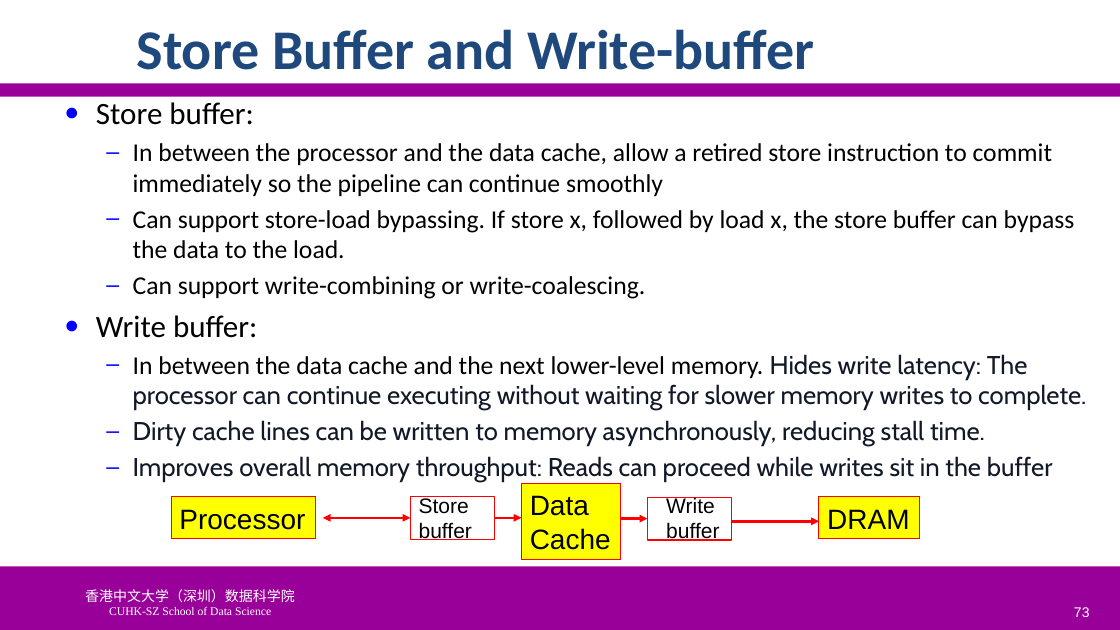
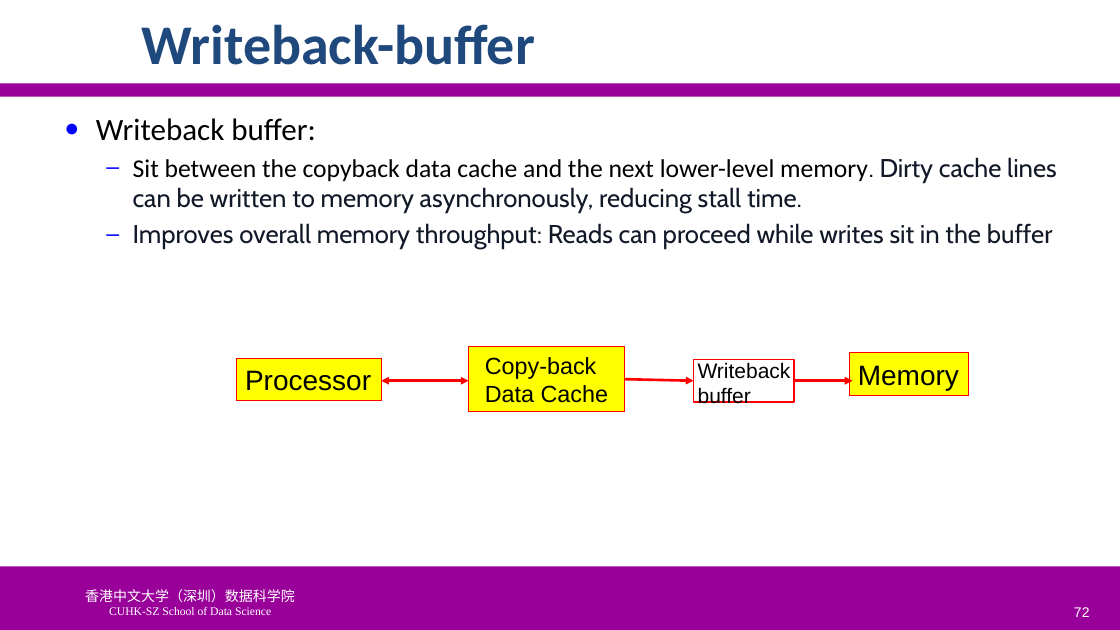
Before and after one commit to SUNCHAOYI923/CMU_CSAPP, a slide deck: slide 72 of slide/CA3060-6-MemHierarchy.pptx (slide 73 before the commit). Drawn at 1120x630 pixels with LibreOffice and Linux fonts; fonts in the diff are those of the drawing; background and template pictures are left out. Boxes give left, top, right and bottom in pixels: in the first picture for what was removed or moved away, otherwise in the second. Text is boxed around its words. In the diff, an @@ line names an element or a change of style, - is before the commit and + after.

```diff
--- a/slide/CA3060-6-MemHierarchy.pptx
+++ b/slide/CA3060-6-MemHierarchy.pptx
@@ title at [142, 24, 535, 65]: text changed @@
-Store Buffer and Write-buffer
+Writeback-buffer
@@ text "Writeback buffer:": place and size @@
-text "Writeback buffer:" at [96, 102, 1086, 482]
+text "Writeback buffer:" at [96, 118, 1057, 249]
@@ text at [96, 118, 1057, 213]: text changed @@
-● Store buffer:
-  – In between the processor and the data cache, allow a retired store instruction to commit immediately so the pipeline can continue smoothly
-  – Can support store-load bypassing. If store x, followed by load x, the store buffer can bypass the data to the load.
-  – Can support write-combining or write-coalescing.
-● Write buffer:
-  – In between the data cache and the next lower-level memory. Hides write latency: The processor can continue executing without waiting for slower memory writes to complete.
-  – Dirty cache lines can be written to memory asynchronously, reducing stall time.
+● Writeback buffer:
+  – Sit between the copyback data cache and the next lower-level memory. Dirty cache lines can be written to memory asynchronously, reducing stall time.
@@ rectangle "Processor": place and size @@
-rectangle "Processor" at [171, 497, 316, 539]
+rectangle "Processor" at [237, 359, 381, 401]
@@ rectangle "Copy-back": place and size @@
-rectangle "Copy-back" at [522, 483, 621, 560]
+rectangle "Copy-back" at [469, 347, 625, 412]
@@ text in rectangle at [485, 357, 609, 403]: text changed; size 24 to 20 pt @@
-Data
-Cache
+Copy-back
+Data Cache
@@ text "Writeback": place and size @@
-text "Writeback" at [666, 497, 719, 541]
+text "Writeback" at [698, 362, 791, 404]
@@ rectangle added at [849, 353, 969, 395], fill #FFFF00, outline #FF0000 0.75 pt, 24 pt, text #000000 @@
+Memory
@@ double arrow moved from (323, 518) - (411, 518) to (381, 381) - (469, 381) @@
@@ arrow moved from (620, 518) - (648, 518) to (624, 379) - (694, 381) @@
@@ rectangle: place and size @@
-rectangle at [648, 497, 732, 540]
+rectangle at [694, 360, 794, 402]
@@ text at [698, 362, 791, 379]: text changed @@
-Write
+Writeback
@@ arrow moved from (732, 522) - (819, 522) to (794, 381) - (853, 381) @@
@@ rectangle removed at [411, 497, 495, 539] @@
@@ text removed at [419, 498, 472, 540] @@
-Store
-buffer
@@ rectangle removed at [819, 497, 919, 539] @@
-DRAM
@@ arrow removed from (495, 518) to (522, 518) @@
@@ page number at [1074, 607, 1090, 617]: text changed @@
-73
+72
```
Also in this commit, not shown: 40 other slides changed, 5 slides added, 10 slides removed, 31 other files.
